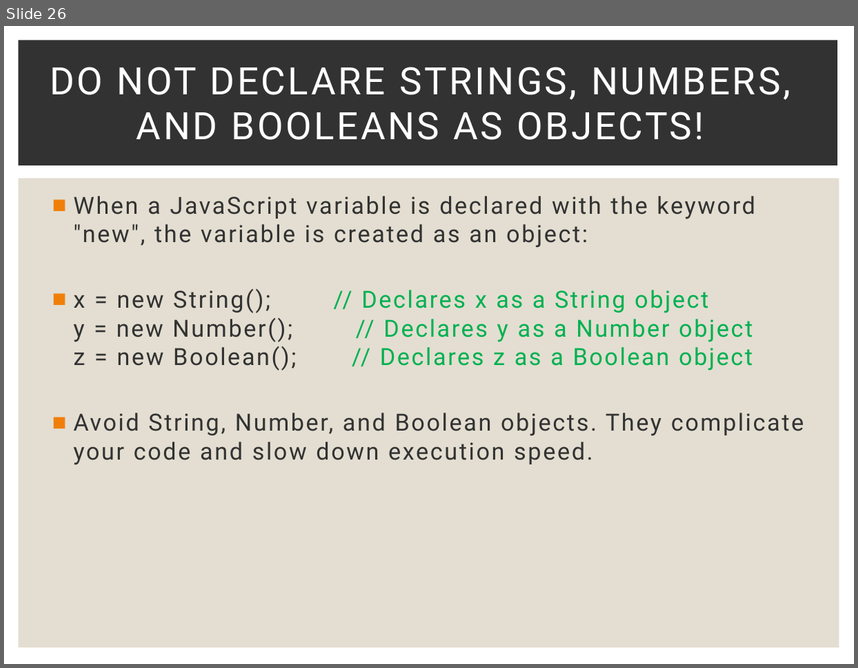
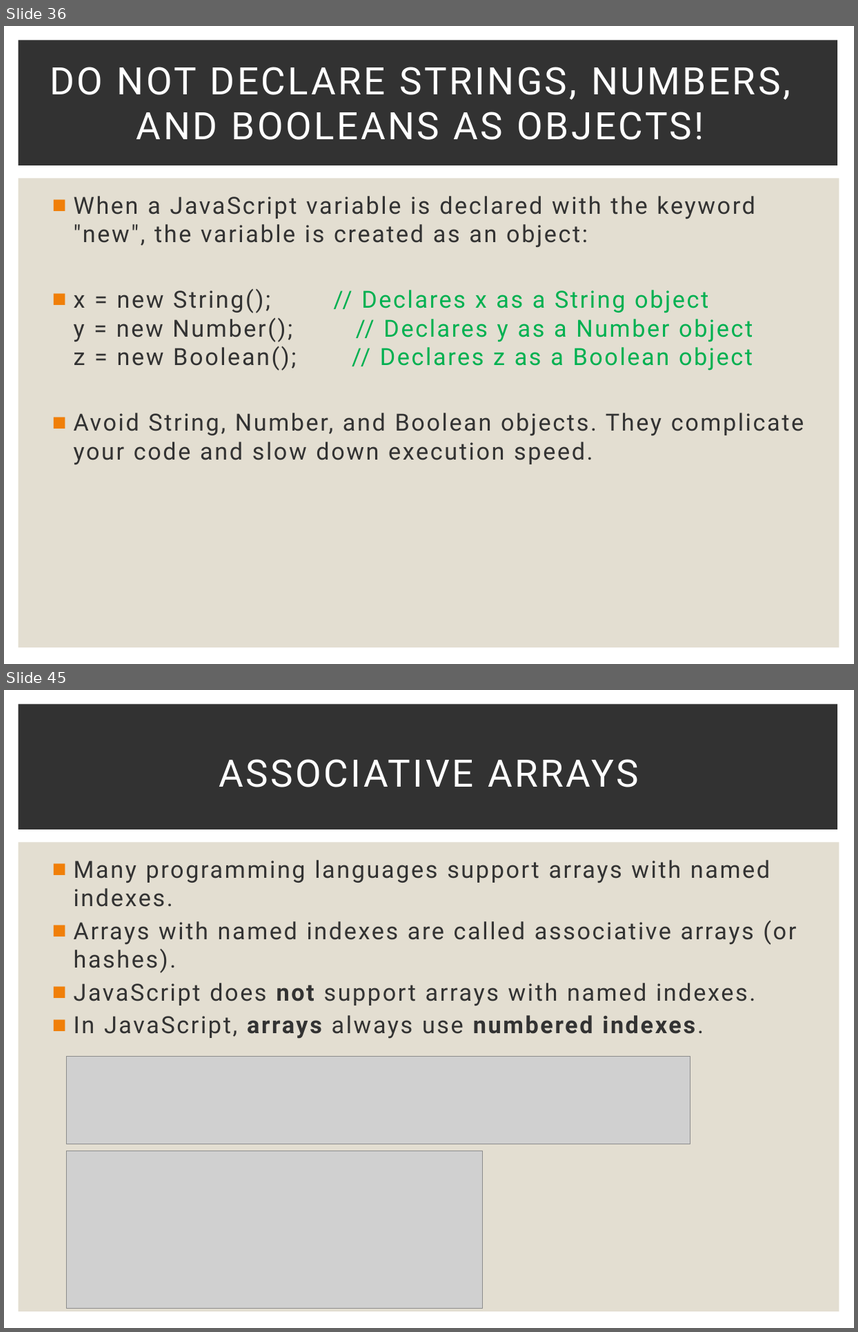
Before and after one commit to Karamihova/Fundamentals-JS, a slide deck: Programming Prep.pptx. Shown one above the other, each under a label of ours: slide 26 before the commit, slides 36 and 45 after it; the slides between them are not shown. The pictures are 858x668 and 858x1332 pixels, drawn with LibreOffice and Linux fonts; fonts in the diff are those of the drawing; grey boxes stand for pictures. Boxes give left, top, right and bottom in pixels: in the first picture for what was removed or moved away, otherwise in the second. Text is boxed around its words. In the diff, an @@ line names an element or a change of style, - is before the commit and + after.

```diff
--- a/Programming Prep.pptx
+++ b/Programming Prep.pptx
@@ slide 45 added at [4, 690, 854, 1328], background #FFFFFF; not listed: 2 template elements that a slide beside it also shows @@
@@ title added at [219, 759, 638, 787], 32 pt, text #FFFFFF @@
+ASSOCIATIVE ARRAYS
@@ text added at [74, 860, 796, 1038], 20 pt, text #323232 @@
+■ Many programming languages support arrays with named indexes.
+■ Arrays with named indexes are called associative arrays (or hashes).
+■ JavaScript does not support arrays with named indexes.
+■ In JavaScript, arrays always use numbered indexes.
@@ picture added at [67, 1056, 690, 1144] @@
@@ picture added at [67, 1151, 484, 1308] @@
@@ what was slide 26 is now slide 36 @@
```
Also in this commit, not shown: 20 other slides added, 1 slide removed.
